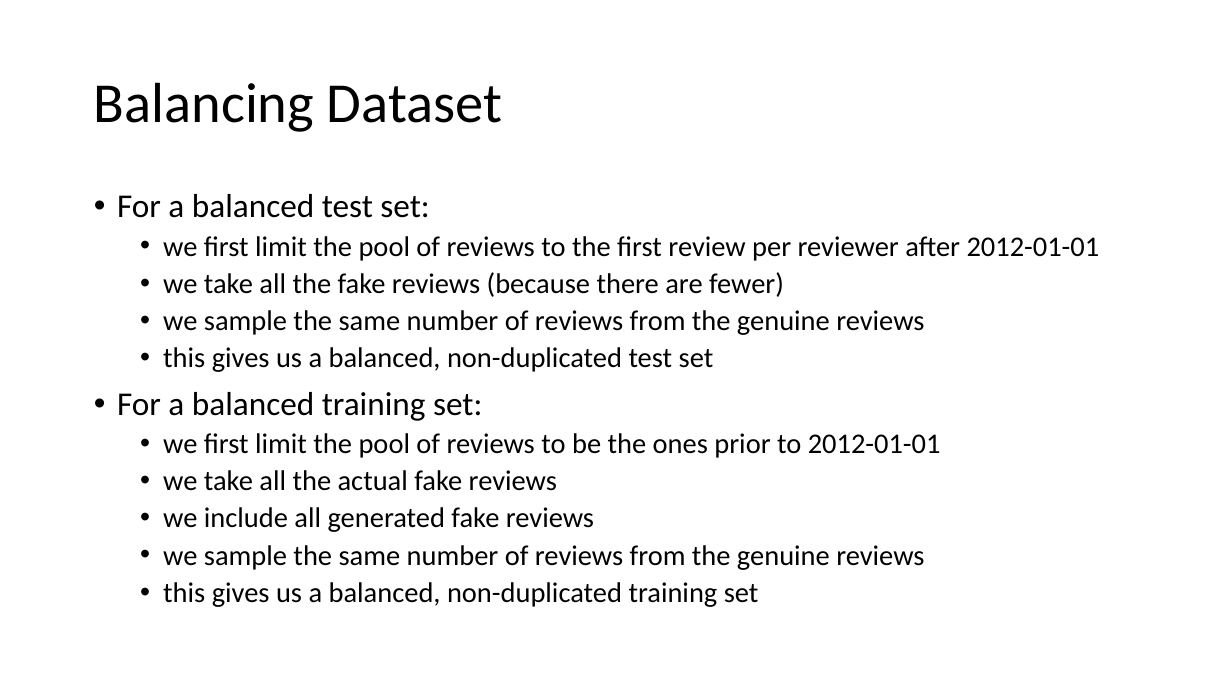
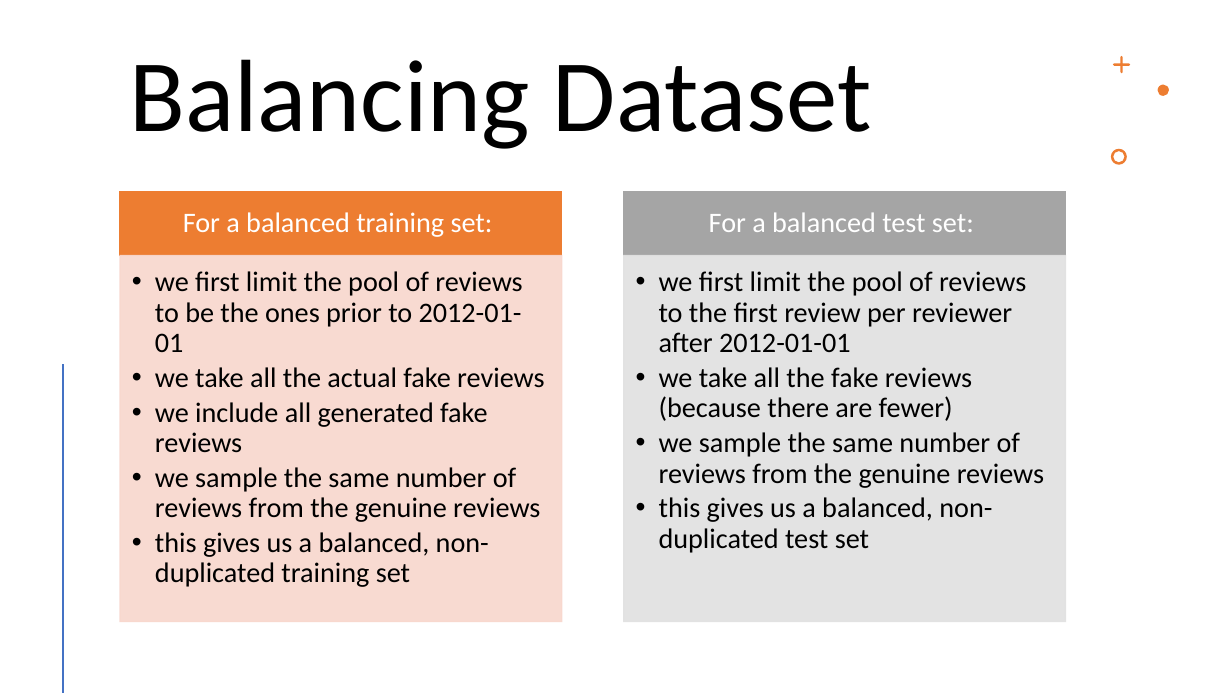
Before and after one commit to yizhang7210/w266-final-project, a slide deck: slide 8 of w266.pptx. Drawn at 1232x693 pixels with LibreOffice and Linux fonts; fonts in the diff are those of the drawing. Boxes give left, top, right and bottom in pixels: in the first picture for what was removed or moved away, otherwise in the second. Text is boxed around its words. In the diff, an @@ line names an element or a change of style, - is before the commit and + after.

Commit message:
pre-final pptx

```diff
--- a/w266.pptx
+++ b/w266.pptx
@@ title "Balancing Dataset": place and size @@
-title "Balancing Dataset" at box(94, 82, 502, 132)
+title "Balancing Dataset" at box(129, 59, 872, 149)
@@ title "Balancing Dataset" at box(129, 59, 872, 149): size 44 to 80 pt; vertical alignment middle to top @@
@@ freeform shape added at box(1113, 56, 1130, 74), fill #ED7D31 @@
@@ freeform shape added at box(1158, 85, 1169, 96), fill #ED7D31 @@
@@ freeform shape added at box(1111, 149, 1127, 165), fill #ED7D31 @@
@@ text removed at box(117, 194, 1100, 607) @@
-• For a balanced test set:
-  • we first limit the pool of reviews to the first review per reviewer after 2012-01-01
-  • we take all the fake reviews (because there are fewer)
-  • we sample the same number of reviews from the genuine reviews
-  • this gives us a balanced, non-duplicated test set
-• For a balanced training set:
-  • we first limit the pool of reviews to be the ones prior to 2012-01-01
-  • we take all the actual fake reviews
-  • we include all generated fake reviews
-  • we sample the same number of reviews from the genuine reviews
-  • this gives us a balanced, non-duplicated training set
@@ group added at box(120, 191, 1066, 621): 4 rectangles, 4 texts @@
+For a balanced training set:
+  • we first limit the pool of reviews to be the ones prior to 2012-01-01
+  • we take all the actual fake reviews
+  • we include all generated fake reviews
+  • we sample the same number of reviews from the genuine reviews
+  • this gives us a balanced, non-duplicated training set
+For a balanced test set:
+  • we first limit the pool of reviews to the first review per reviewer after 2012-01-01
+  • we take all the fake reviews (because there are fewer)
+  • we sample the same number of reviews from the genuine reviews
+  • this gives us a balanced, non-duplicated test set
@@ line added from (63, 365) to (63, 692), #ED7D31 2 pt @@
```
Also in this commit, not shown: 6 other slides changed.
